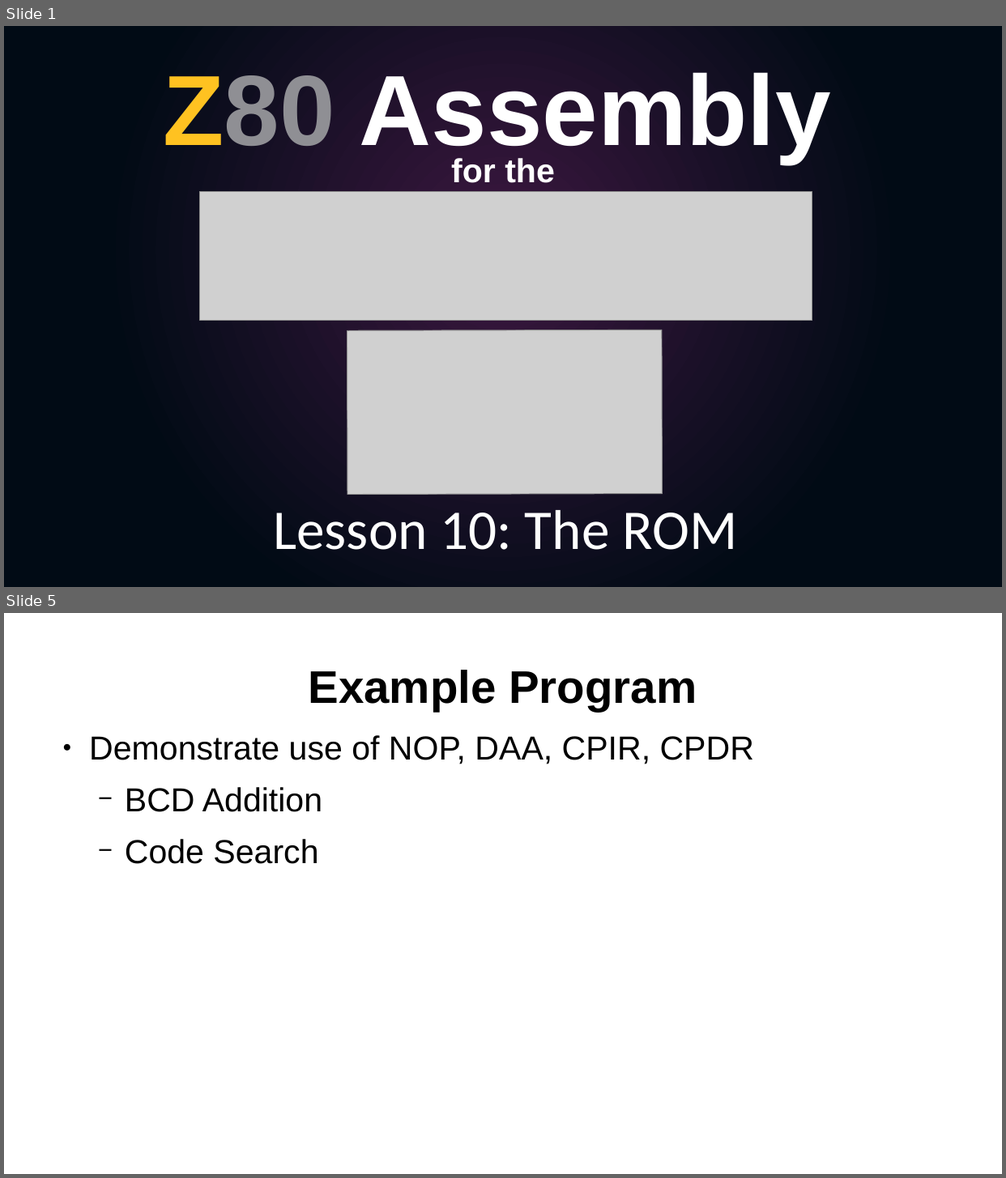
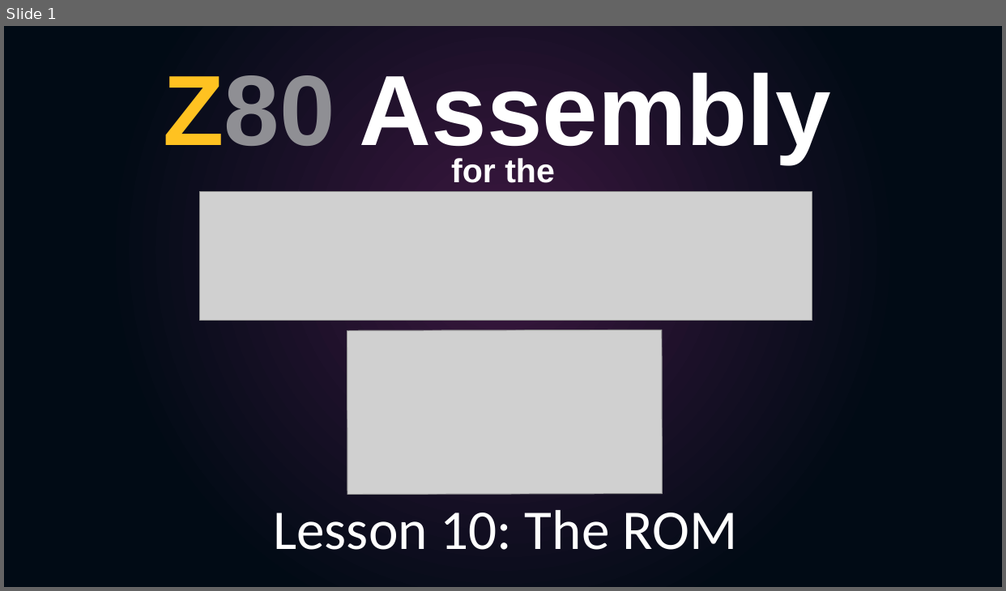
Before and after one commit to SlithyMatt/zxs-assembly-tutorial, a slide deck: Lesson10/Lesson10.odp. Shown one above the other, each under a label of ours: slides 1 and 5 before the commit, slide 1 after it; the slides between them are not shown. The pictures are 1006x1178 and 1006x591 pixels, drawn with LibreOffice and Linux fonts; fonts in the diff are those of the drawing; grey boxes stand for pictures. Boxes give left, top, right and bottom in pixels: in the first picture for what was removed or moved away, otherwise in the second. Text is boxed around its words. In the diff, an @@ line names an element or a change of style, - is before the commit and + after.

```diff
--- a/Lesson10/Lesson10.odp
+++ b/Lesson10/Lesson10.odp
@@ slide 5 removed at (x1=4, y1=613, x2=1002, y2=1174), background #FFFFFF @@
@@ title removed at (x1=309, y1=670, x2=697, y2=712) @@
-Example Program
@@ text removed at (x1=89, y1=735, x2=754, y2=864) @@
-● Demonstrate use of NOP, DAA, CPIR, CPDR
-  − BCD Addition
-  − Code Search
```
Also in this commit, not shown: 2 slides changed, 12 slides added, 1 other slide removed.
